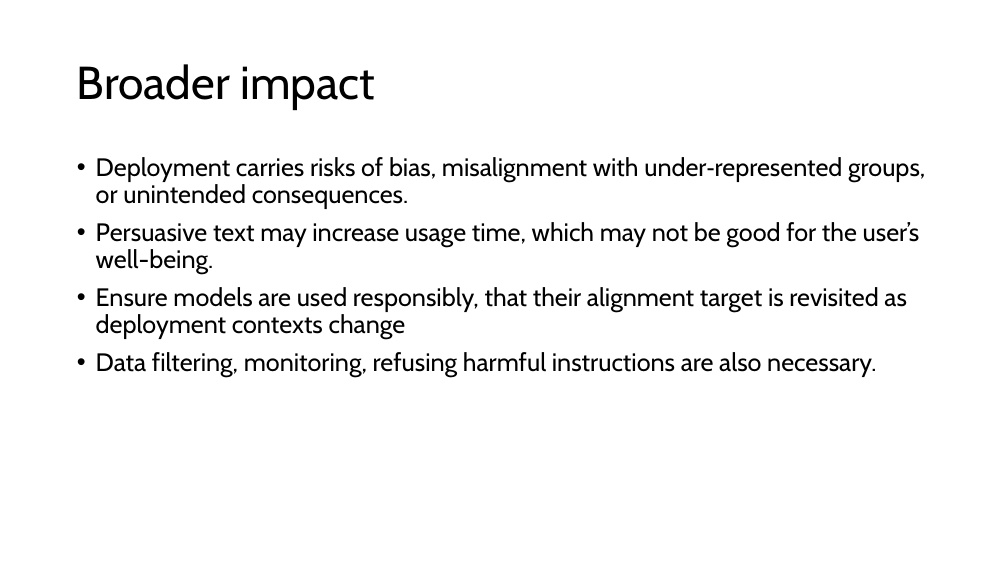
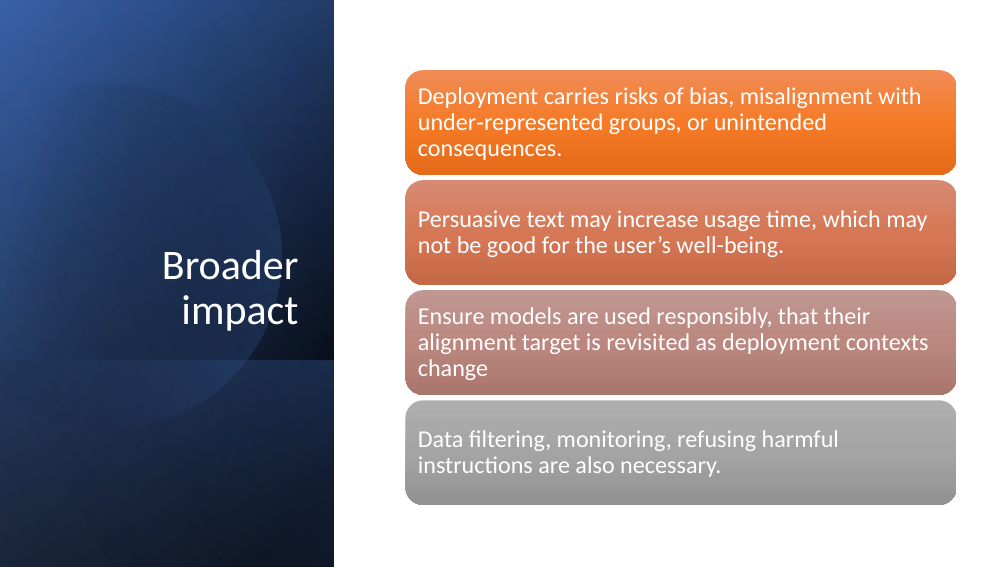
Before and after one commit to logus2k/genai_paper, a slide deck: slide 26 of final/final_version.pptx. Drawn at 1008x567 pixels with LibreOffice and Linux fonts; fonts in the diff are those of the drawing. Boxes give left, top, right and bottom in pixels: in the first picture for what was removed or moved away, otherwise in the second. Text is boxed around its words. In the diff, an @@ line names an element or a change of style, - is before the commit and + after.

Commit message:
Insert a template and update the presentation styles [R. Kayseller]

```diff
--- a/final/final_version.pptx
+++ b/final/final_version.pptx
@@ rectangle added at <box>0,0,334,567</box>, fill gradient #000000 to #2F5597 @@
@@ rectangle added at <box>0,1,334,567</box>, fill gradient #000000 to #4472C4 @@
@@ rectangle added at <box>0,0,334,567</box>, fill gradient #000000 to #8FAADC @@
@@ freeform shape added at <box>0,42,323,464</box>, fill gradient #000000 to #4472C4 @@
@@ title "Broader impact": place and size @@
-title "Broader impact" at <box>77,64,375,110</box>
+title "Broader impact" at <box>162,250,298,331</box>
@@ title "Broader impact" at <box>162,250,298,331</box>: size 44 to 40 pt, font Cabin to Calibri, text colour #000000 to #FFFFFF; alignment left to right; vertical alignment middle to bottom @@
@@ text removed at <box>96,157,925,377</box> @@
-• Deployment carries risks of bias, misalignment with under‐represented groups, or unintended consequences.
-• Persuasive text may increase usage time, which may not be good for the user’s well-being.
-• Ensure models are used responsibly, that their alignment target is revisited as deployment contexts change
-• Data filtering, monitoring, refusing harmful instructions are also necessary.
@@ rectangle added at <box>0,360,334,567</box>, fill gradient #4472C4 to #000000 @@
@@ group added at <box>405,70,957,504</box>: 4 rounded rectangles, 4 texts @@
+Deployment carries risks of bias, misalignment with under‐represented groups, or unintended consequences.
+Persuasive text may increase usage time, which may not be good for the user’s well-being.
+Ensure models are used responsibly, that their alignment target is revisited as deployment contexts change
+Data filtering, monitoring, refusing harmful instructions are also necessary.
```
Also in this commit, not shown: 26 other slides changed, 1 other file.
